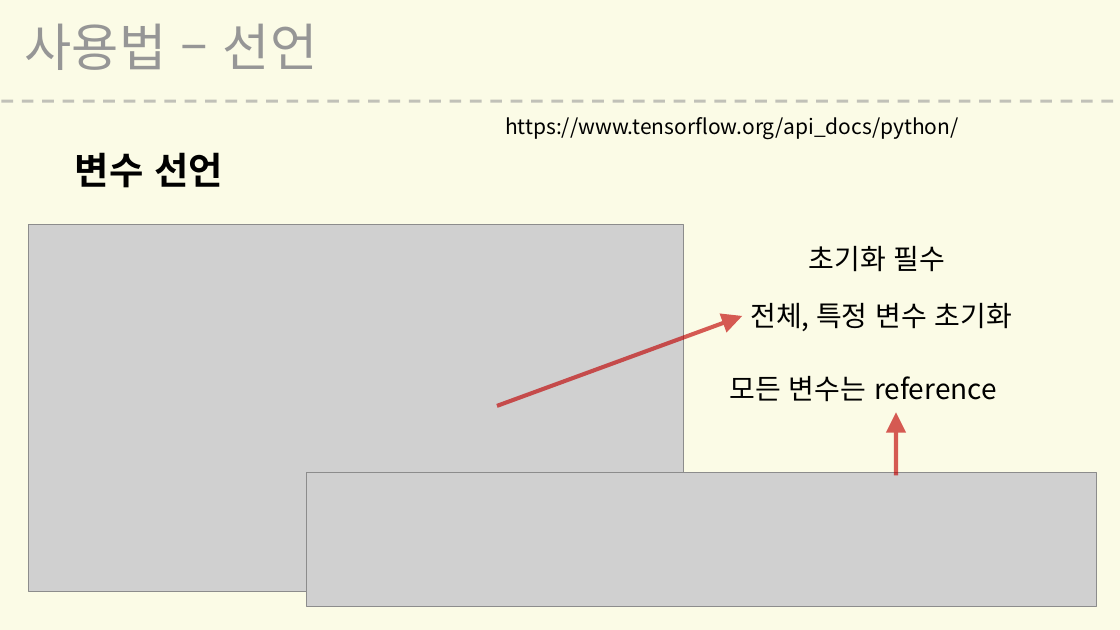
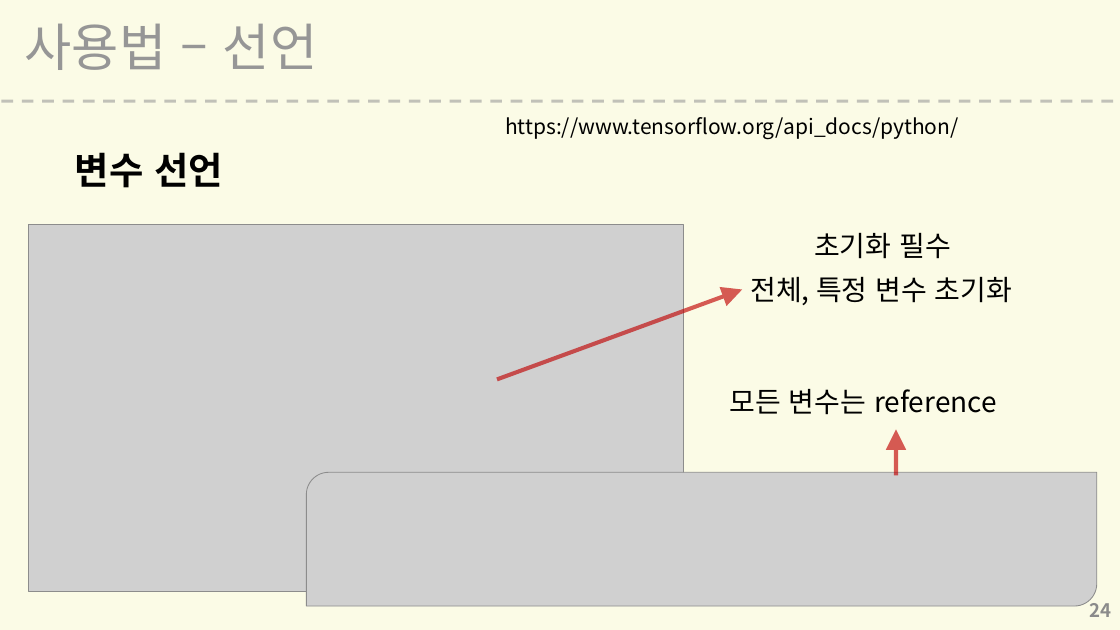
Before and after one commit to L00G/-, a slide deck: slide 24 of 텐서플로우 세미나.pptx. Drawn at 1120x630 pixels with LibreOffice and Linux fonts; fonts in the diff are those of the drawing; grey boxes stand for pictures; background and template pictures are left out. Boxes give left, top, right and bottom in pixels: in the first picture for what was removed or moved away, otherwise in the second. Text is boxed around its words. In the diff, an @@ line names an element or a change of style, - is before the commit and + after.

```diff
--- a/텐서플로우 세미나.pptx
+++ b/텐서플로우 세미나.pptx
@@ text "초기화 필수": place and size @@
-text "초기화 필수" at [809, 245, 946, 272]
+text "초기화 필수" at [814, 232, 951, 259]
@@ text "전체, 특정 변수 초기화": place and size @@
-text "전체, 특정 변수 초기화" at [750, 302, 1012, 331]
+text "전체, 특정 변수 초기화" at [750, 276, 1012, 305]
@@ arrow moved from (497, 406) - (743, 316) to (497, 380) - (743, 290) @@
@@ text "모든 변수는 reference": place and size @@
-text "모든 변수는 reference" at [730, 376, 997, 402]
+text "모든 변수는 reference" at [730, 389, 997, 415]
@@ arrow moved from (897, 476) - (897, 413) to (897, 476) - (897, 429) @@
@@ page number added at [1090, 598, 1112, 617], 16 pt, text #8C8C8C, bold @@
+24
```
Also in this commit, not shown: 39 other slides changed, 1 other file.
